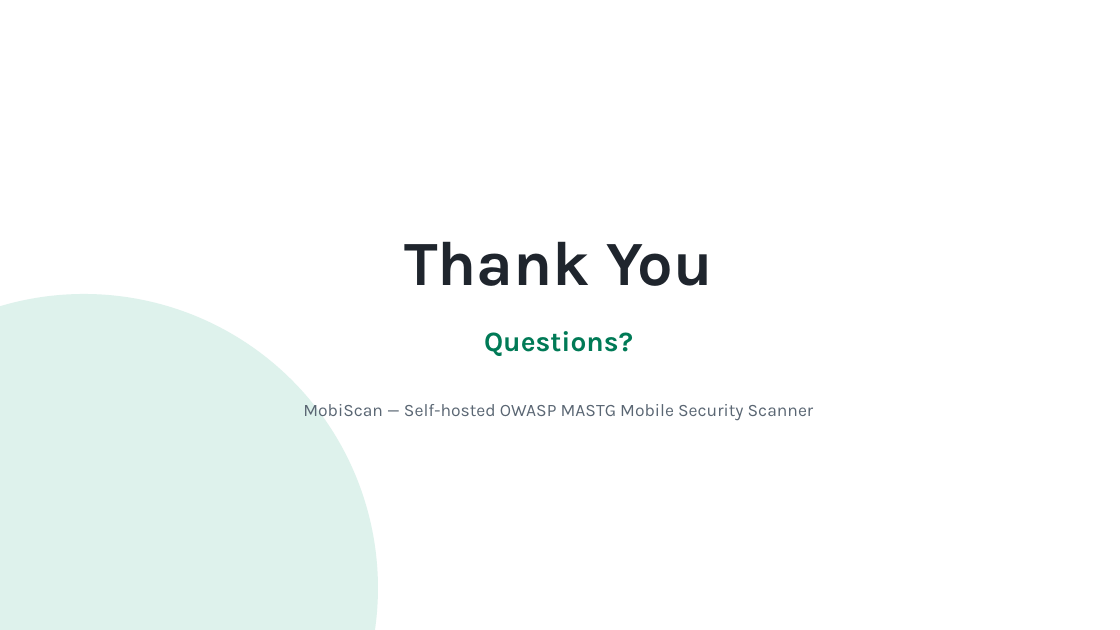
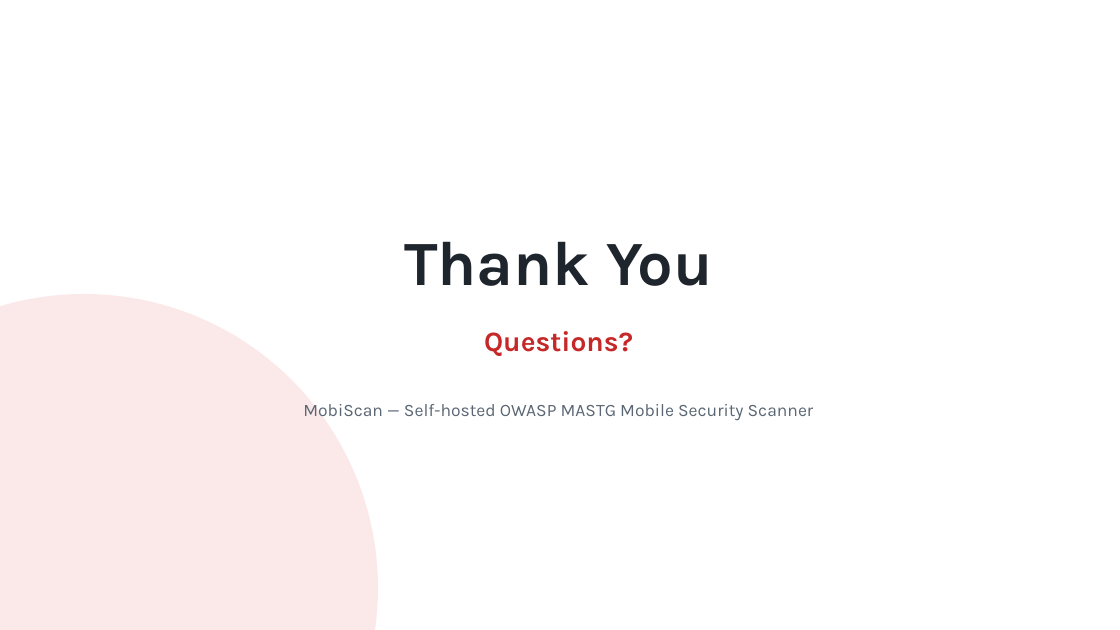
Before and after one commit to sudhanshupatel-dev/Import, a slide deck: slide 14 of MobiScan_Presentation_15min.pptx. Drawn at 1120x630 pixels with LibreOffice and Linux fonts; fonts in the diff are those of the drawing. Boxes give left, top, right and bottom in pixels: in the first picture for what was removed or moved away, otherwise in the second. Text is boxed around its words. In the diff, an @@ line names an element or a change of style, - is before the commit and + after.

```diff
--- a/MobiScan_Presentation_15min.pptx
+++ b/MobiScan_Presentation_15min.pptx
@@ ellipse at <box>0,294,378,630</box>: fill #DEF2EC to #FBE9E9 @@
@@ text "Questions?" at <box>484,331,633,356</box>: text colour #007A56 to #C62828 @@
```
Also in this commit, not shown: 13 other slides changed.
